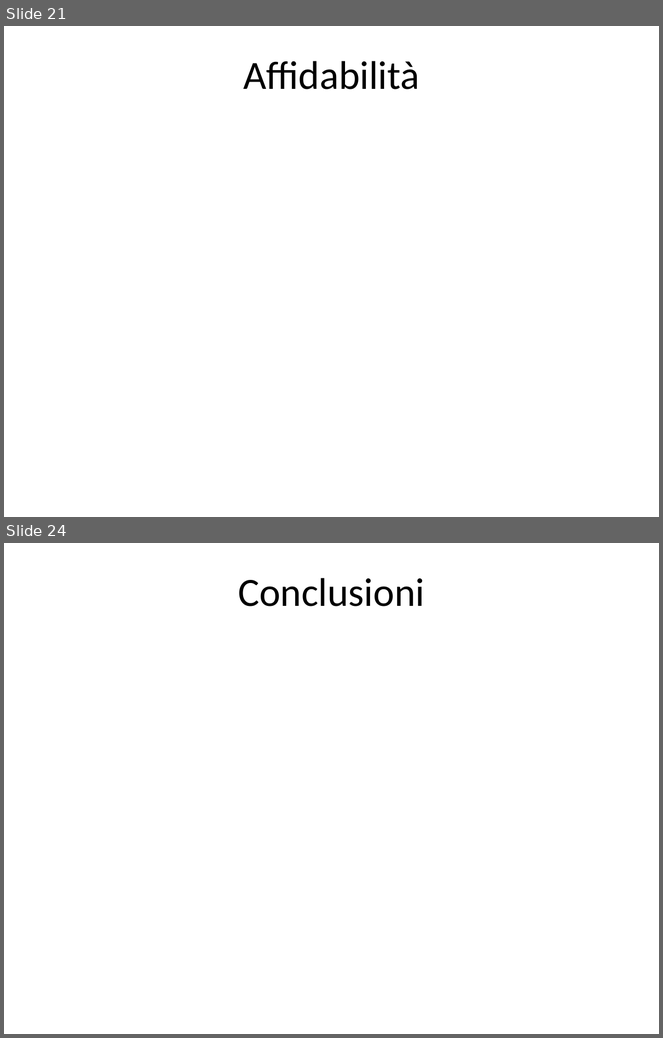
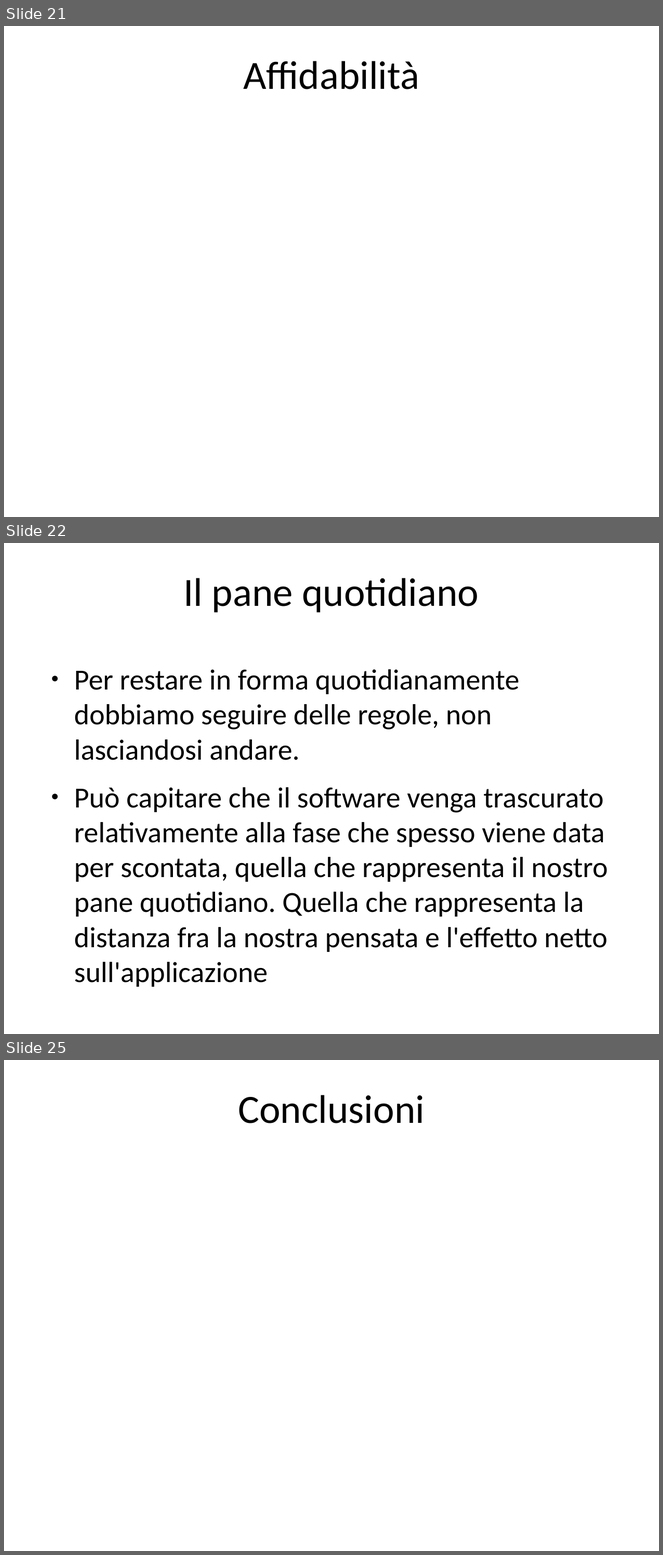
Before and after one commit to rramirez-tec-mx/Repo, a slide deck: La salute del software.odp. Shown one above the other, each under a label of ours: slides 21 and 24 before the commit, slides 21, 22 and 25 after it; the slides between them are not shown. The pictures are 663x1038 and 663x1555 pixels, drawn with LibreOffice and Linux fonts; fonts in the diff are those of the drawing. Boxes give left, top, right and bottom in pixels: in the first picture for what was removed or moved away, otherwise in the second. Text is boxed around its words. In the diff, an @@ line names an element or a change of style, - is before the commit and + after.

```diff
--- a/La salute del software.odp
+++ b/La salute del software.odp
@@ slide 22 added at (4,543,659,1034), background #FFFFFF @@
@@ title added at (183,578,479,613), 44 pt, text #000000 @@
+Il pane quotidiano
@@ text added at (74,669,608,987), 32 pt, text #000000 @@
+● Per restare in forma quotidianamente dobbiamo seguire delle regole, non lasciandosi andare.
+● Può capitare che il software venga trascurato relativamente alla fase che spesso viene data per scontata, quella che rappresenta il nostro pane quotidiano. Quella che rappresenta la distanza fra la nostra pensata e l'effetto netto sull'applicazione
@@ what was slide 24 is now slide 25 @@
```
Also in this commit, not shown: 2 other slides added, 2 slides removed.
